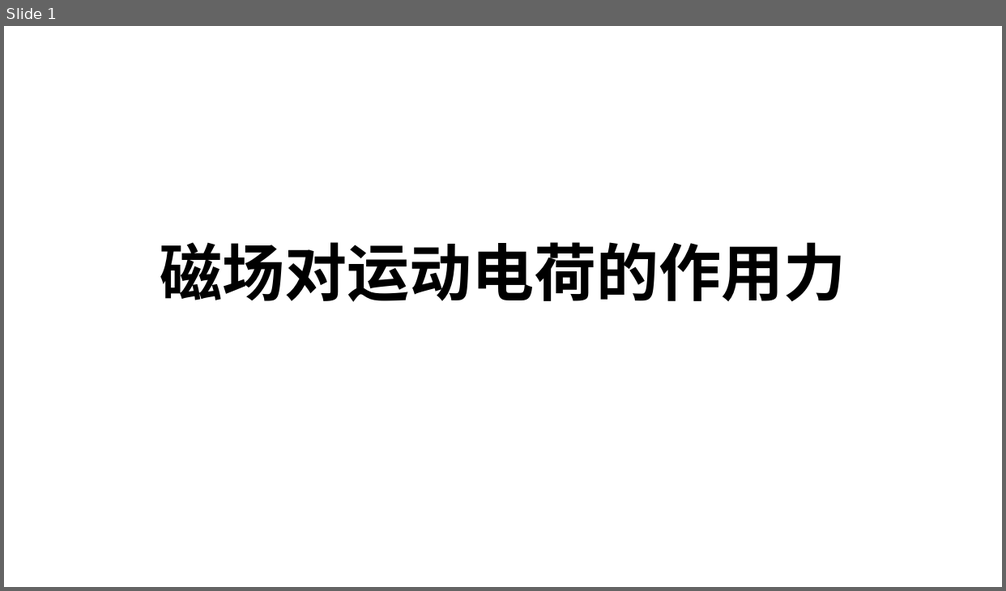
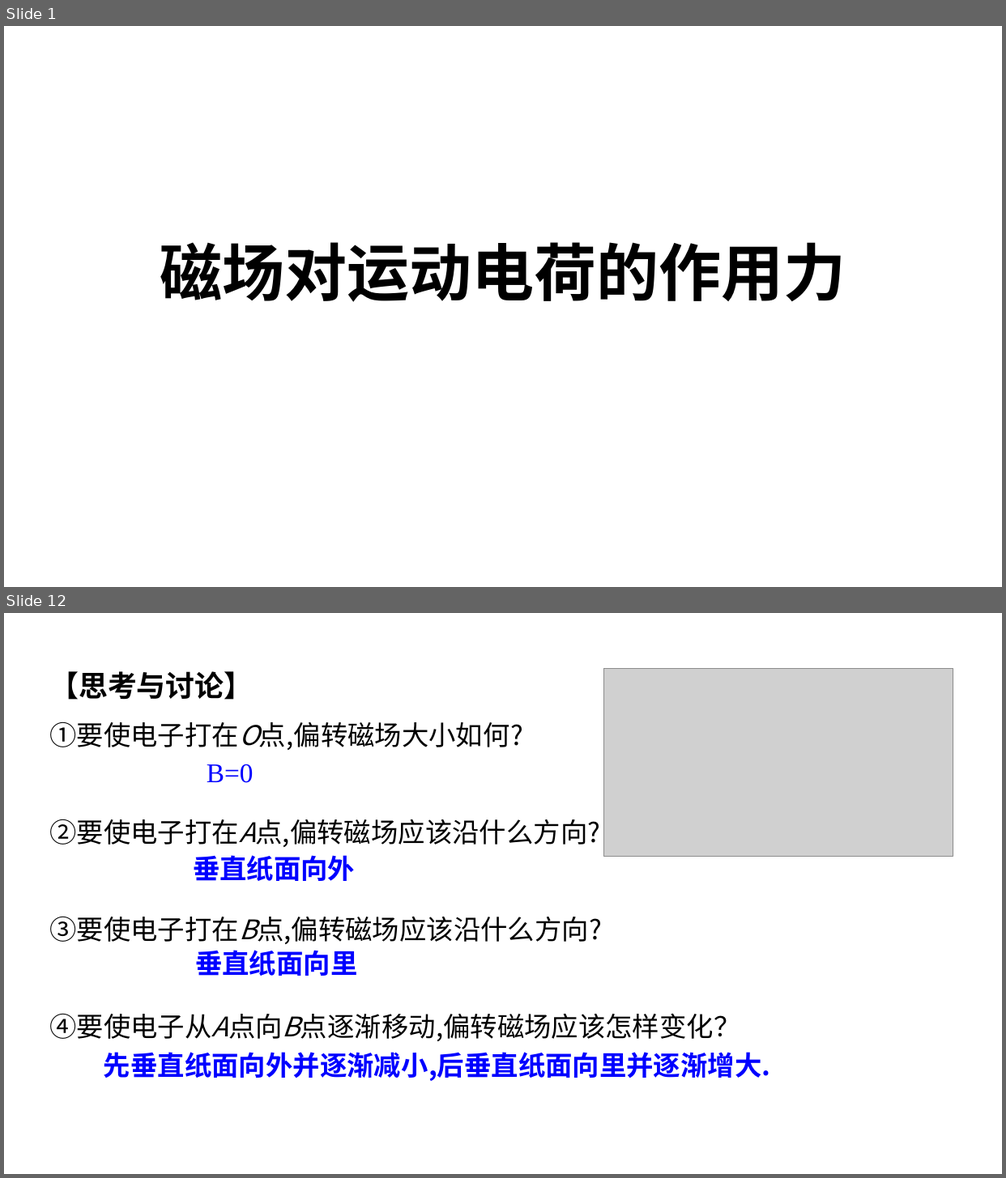
Before and after one commit to broshu/lab, a slide deck: ppt/磁场对运动电荷的作用力.pptx. Shown one above the other, each under a label of ours: slide 1 before the commit, slides 1 and 12 after it; the slides between them are not shown. The pictures are 1006x591 and 1006x1178 pixels, drawn with LibreOffice and Linux fonts; fonts in the diff are those of the drawing; grey boxes stand for pictures. Boxes give left, top, right and bottom in pixels: in the first picture for what was removed or moved away, otherwise in the second. Text is boxed around its words. In the diff, an @@ line names an element or a change of style, - is before the commit and + after.

```diff
--- a/ppt/磁场对运动电荷的作用力.pptx
+++ b/ppt/磁场对运动电荷的作用力.pptx
@@ slide 12 added at box(4, 613, 1002, 1174), background #FFFFFF @@
@@ text added at box(49, 671, 741, 1041), 26 pt, text #000000 @@
+【思考与讨论】
+①要使电子打在O点,偏转磁场大小如何?
+②要使电子打在A点,偏转磁场应该沿什么方向?
+③要使电子打在B点,偏转磁场应该沿什么方向?
+④要使电子从A点向B点逐渐移动,偏转磁场应该怎样变化？
@@ picture added at box(603, 668, 953, 856) @@
@@ text added at box(206, 764, 253, 783), 26 pt, text #0000FF @@
+B=0
@@ text added at box(193, 855, 355, 881), 26 pt, text #0000FF, bold @@
+垂直纸面向外
@@ text added at box(195, 950, 357, 976), 26 pt, text #0000FF, bold @@
+垂直纸面向里
@@ text added at box(104, 1052, 771, 1081), 26 pt, text #0000FF, bold @@
+先垂直纸面向外并逐渐减小,后垂直纸面向里并逐渐增大.
```
Also in this commit, not shown: 11 other slides added.
